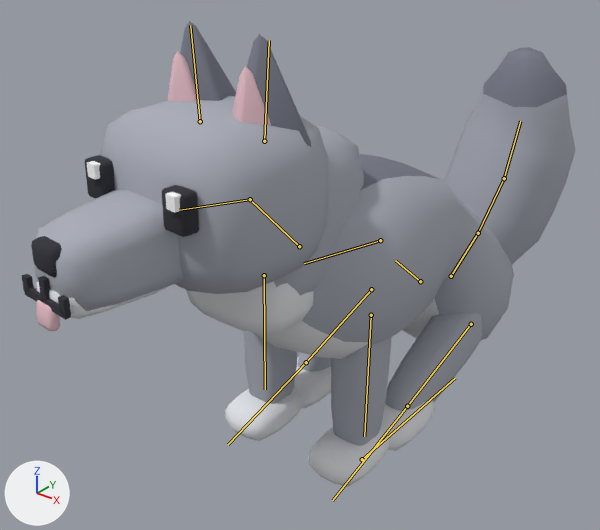
One commit to the glTF model model/pet_wolf.glb: the scene before it, then after it.
Both versions are drawn from a 50 mm camera at (1.39, -2.12, 1.76) aimed at (-0.13, -0.21, 0.58). Lighting does not change. The marker at lower left points along +X, +Y and +Z. The picture after the commit comes second. Both versions are drawn at frame 43 of the action 'wolf_sit'; the numbers are the values there. The bones that change, and the others that lie on the model, are drawn over the model as lines.

In view in the first picture: 'Wolf'.
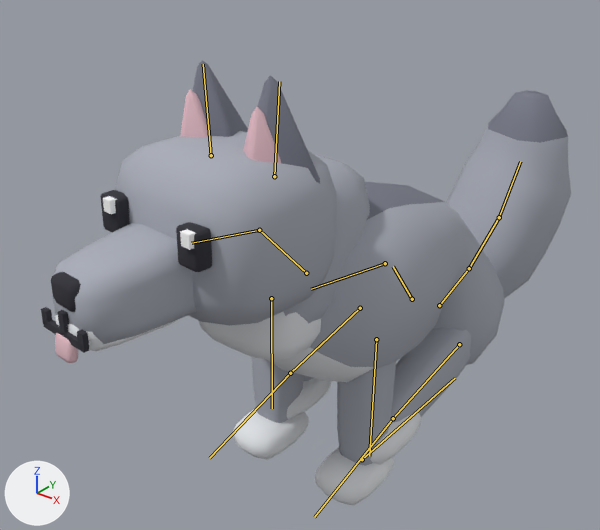
Commit message: EtherPets 2.8.4: the wolf and cat sit on the ground

Changed parts and their boxes (x1, y1, x2, y2) in the pictures (600 x 530 px):
```json
{"object": "Wolf", "change": "posed", "before": [22, 21, 576, 487], "after": [41, 60, 571, 506]}
{"bone": "hips", "before": "(420, 281) to (395, 260)", "after": "(412, 299) to (393, 266)"}
{"bone": "chest", "before": "(380, 240) to (304, 263)", "after": "(385, 263) to (311, 289)"}
{"bone": "hindleg_L", "before": "(471, 324) to (407, 406)", "after": "(459, 344) to (393, 418)"}
{"bone": "hindpaw_L", "before": "(407, 406) to (332, 500)", "after": "(393, 418) to (314, 517)"}
{"bone": "hindleg_R", "before": "(371, 289) to (306, 362)", "after": "(360, 308) to (290, 373)"}
{"bone": "hindpaw_R", "before": "(306, 362) to (228, 444)", "after": "(290, 373) to (209, 458)"}
```

The change, as JSON lines over the scene's bpy script:
```json
{"block": "bone_hips", "where": "bone_hips = bpy.data.objects['WolfRig'].pose.bones['hips']  # child of 'root'"}
{"op": "set", "path": "bone_hips.location", "old": "(0.0, 0.0, 0.0)", "new": "(0.0, 0.055, -0.052)"}
{"op": "set", "path": "bone_hips.rotation_quaternion", "old": "(-0.94, -0.342, 0.0, 0.0)", "new": "(-0.897, -0.442, 0.0, 0.0)", "note": "degrees (40, 0, 0) -> degrees (52, 0, 0)"}
{"block": "bone_chest", "where": "bone_chest = bpy.data.objects['WolfRig'].pose.bones['chest']  # child of 'hips'"}
{"op": "set", "path": "bone_chest.location", "old": "(0.0, 0.0, 0.0)", "new": "(0.0, -0.1, 0.04)"}
{"op": "set", "path": "bone_chest.rotation_quaternion", "old": "(0.959, 0.284, 0.0, 0.0)", "new": "(0.922, 0.386, 0.0, 0.0)", "note": "degrees (33, 0, 0) -> degrees (45, 0, 0)"}
{"block": "bone_hindleg_l", "where": "bone_hindleg_l = bpy.data.objects['WolfRig'].pose.bones['hindleg_L']  # child of 'hips'"}
{"op": "set", "path": "bone_hindleg_l.rotation_quaternion", "old": "(0.966, -0.259, 0.0, 0.0)", "new": "(0.978, -0.211, 0.0, 0.0)", "note": "degrees (-30, 0, 0) -> degrees (-24, 0, 0)"}
{"block": "bone_hindpaw_l", "where": "bone_hindpaw_l = bpy.data.objects['WolfRig'].pose.bones['hindpaw_L']  # child of 'hindleg_L'"}
{"op": "set", "path": "bone_hindpaw_l.rotation_quaternion", "old": "(0.819, 0.574, 0.0, 0.0)", "new": "(0.784, 0.621, 0.0, 0.0)", "note": "degrees (70, 0, 0) -> degrees (77, 0, 0)"}
{"block": "bone_hindleg_r", "where": "bone_hindleg_r = bpy.data.objects['WolfRig'].pose.bones['hindleg_R']  # child of 'hips'"}
{"op": "set", "path": "bone_hindleg_r.rotation_quaternion", "old": "(0.966, -0.259, 0.0, 0.0)", "new": "(0.978, -0.211, 0.0, 0.0)", "note": "degrees (-30, 0, 0) -> degrees (-24, 0, 0)"}
{"block": "bone_hindpaw_r", "where": "bone_hindpaw_r = bpy.data.objects['WolfRig'].pose.bones['hindpaw_R']  # child of 'hindleg_R'"}
{"op": "set", "path": "bone_hindpaw_r.rotation_quaternion", "old": "(0.819, 0.574, 0.0, 0.0)", "new": "(0.784, 0.621, 0.0, 0.0)", "note": "degrees (70, 0, 0) -> degrees (77, 0, 0)"}
```
